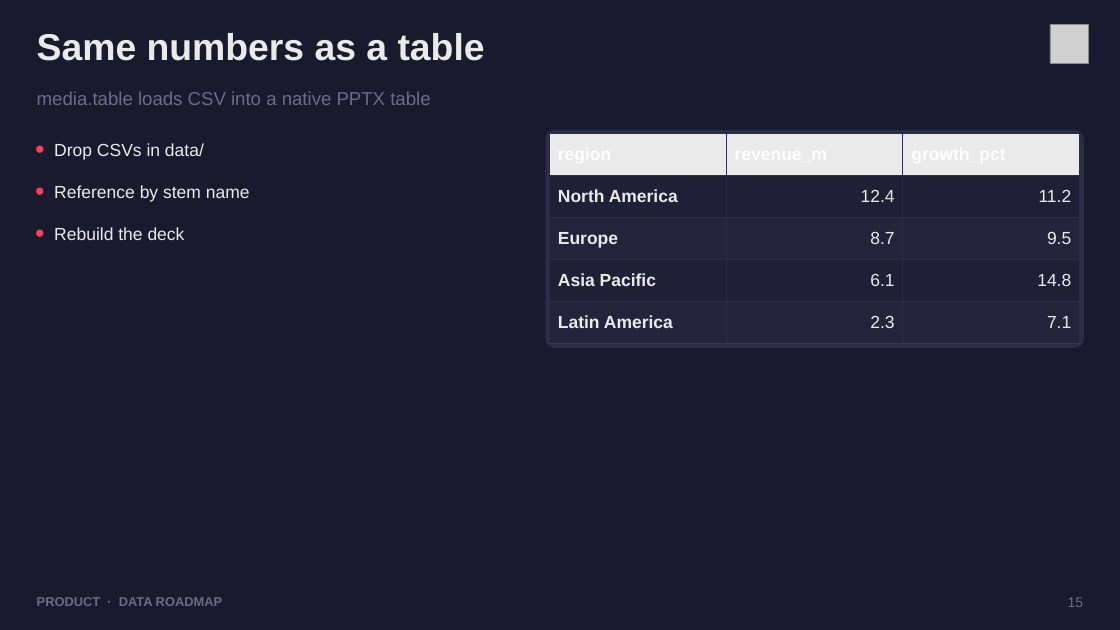
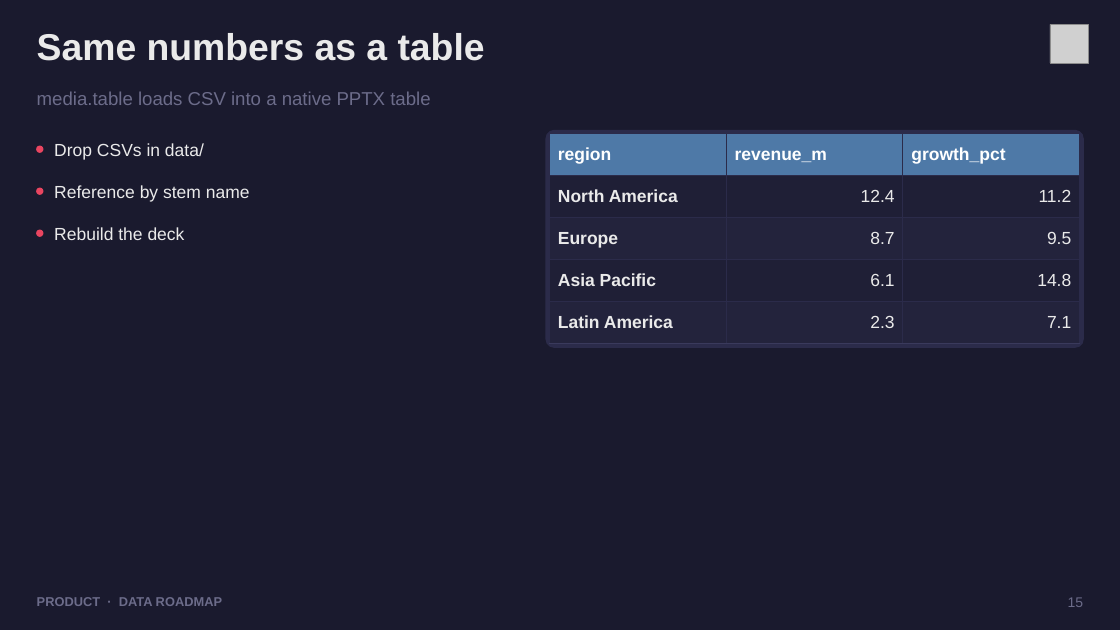
Before and after one commit to dhanesh123in/ppt-gen, a slide deck: slide 15 of examples/demo.pptx. Drawn at 1120x630 pixels with LibreOffice and Linux fonts; fonts in the diff are those of the drawing; grey boxes stand for pictures. Boxes give left, top, right and bottom in pixels: in the first picture for what was removed or moved away, otherwise in the second. Text is boxed around its words. In the diff, an @@ line names an element or a change of style, - is before the commit and + after.

```diff
--- a/examples/demo.pptx
+++ b/examples/demo.pptx
@@ table at (549,134,1079,332) @@
@@ fill #EAEAEA to #4E79A7 in row 1 @@
```
Also in this commit, not shown: 2 other slides changed, 11 other files.
